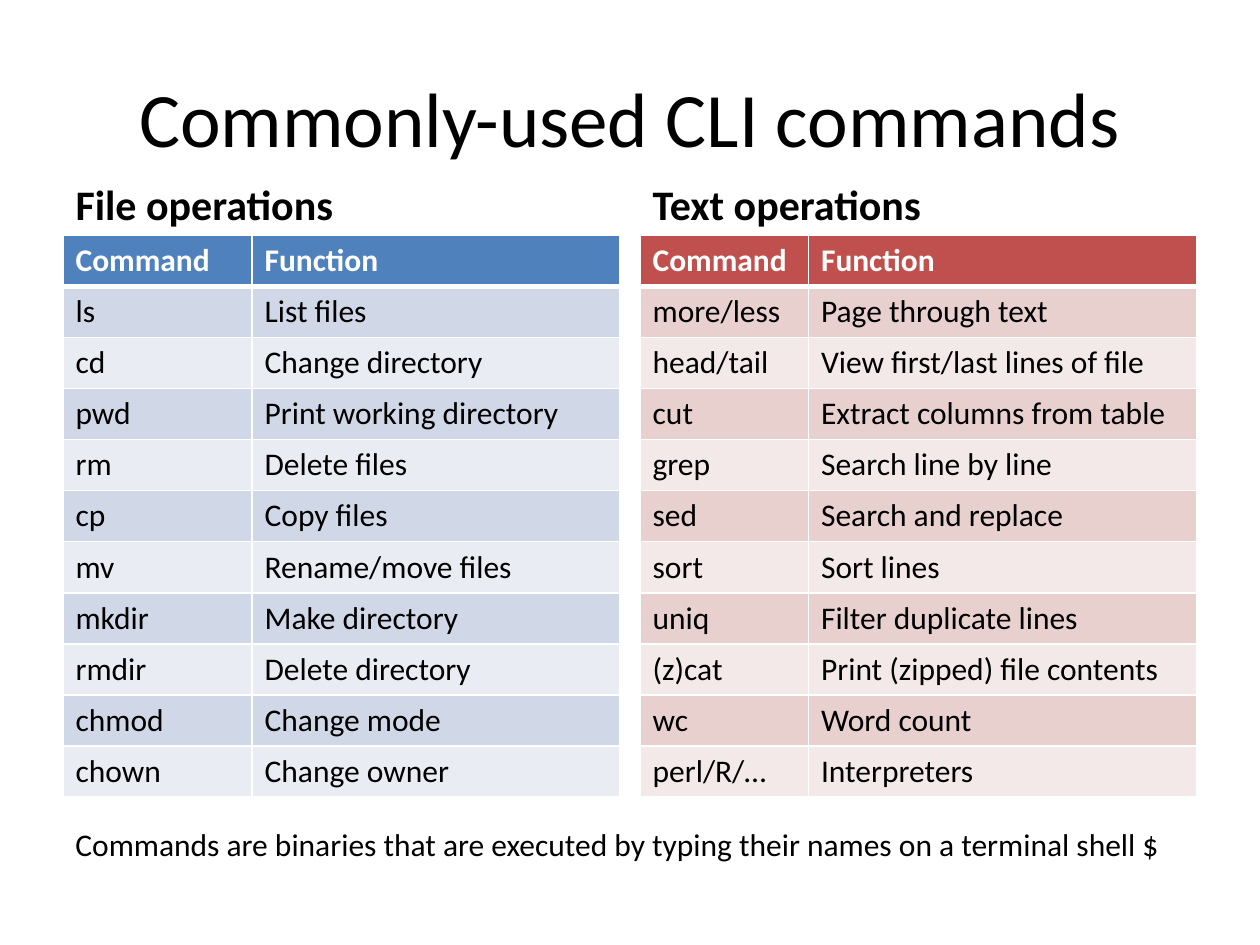
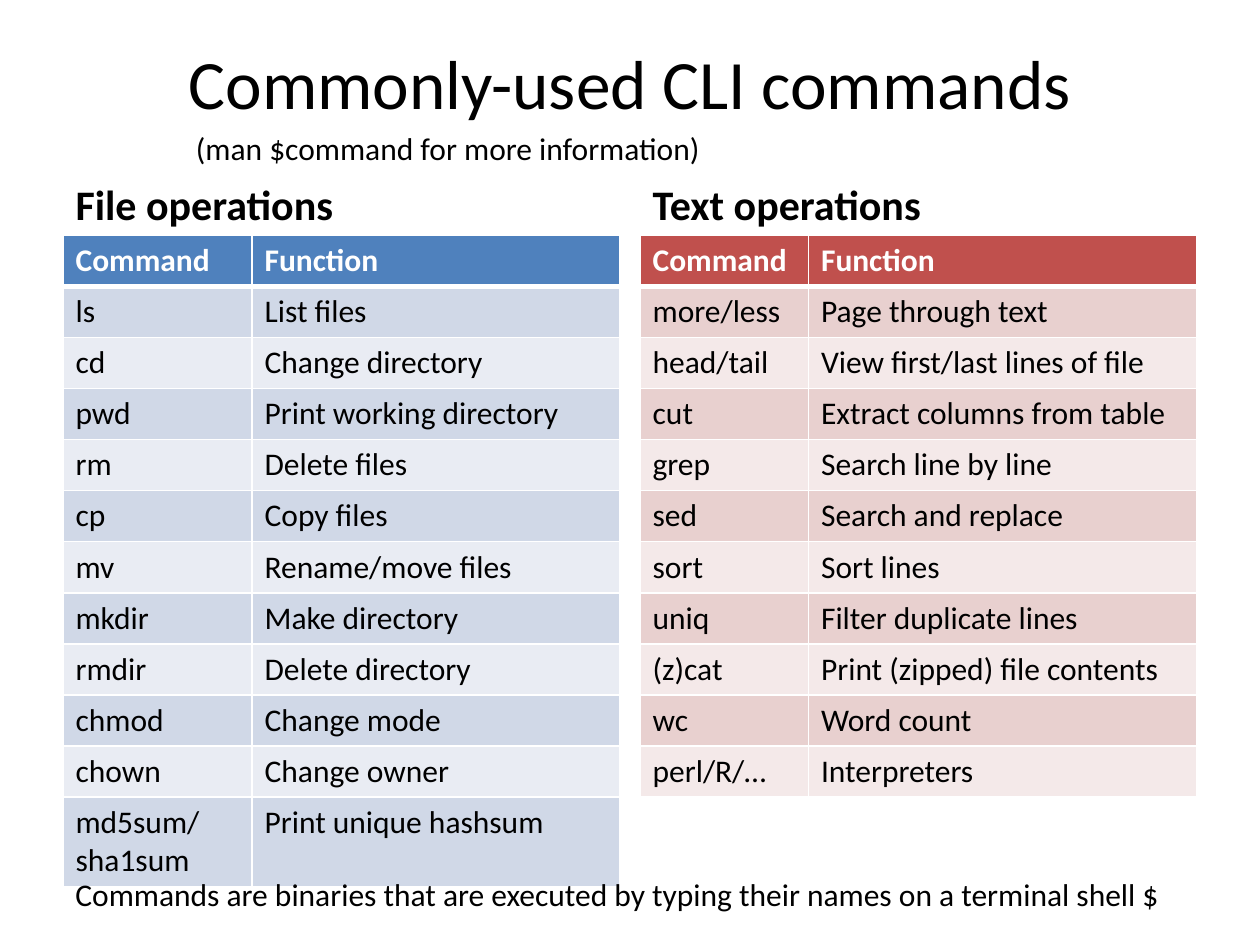
Before and after one commit to naturalis/arangs, a slide deck: slide 6 of doc/slides/day1/session3/UNIXCLI.pptx. Drawn at 1260x945 pixels with LibreOffice and Linux fonts; fonts in the diff are those of the drawing. Boxes give left, top, right and bottom in pixels: in the first picture for what was removed or moved away, otherwise in the second. Text is boxed around its words. In the diff, an @@ line names an element or a change of style, - is before the commit and + after.

Commit message:
tweaked the table of commands, with a nod to man

```diff
--- a/doc/slides/day1/session3/UNIXCLI.pptx
+++ b/doc/slides/day1/session3/UNIXCLI.pptx
@@ title "Commonly-used CLI commands" at (189,61,1071,121): size 44 to 39.6 pt @@
@@ text added at (196,137,699,164), 18 pt, text #000000 @@
+(man $command for more information)
@@ table at (63,236,620,878) @@
+row 12: md5sum/sha1sum | Print unique hashsum
@@ text "Commands are binaries that are ..." rewrapped from (75,834,1135,862) to (75,880,1135,912) @@
```
